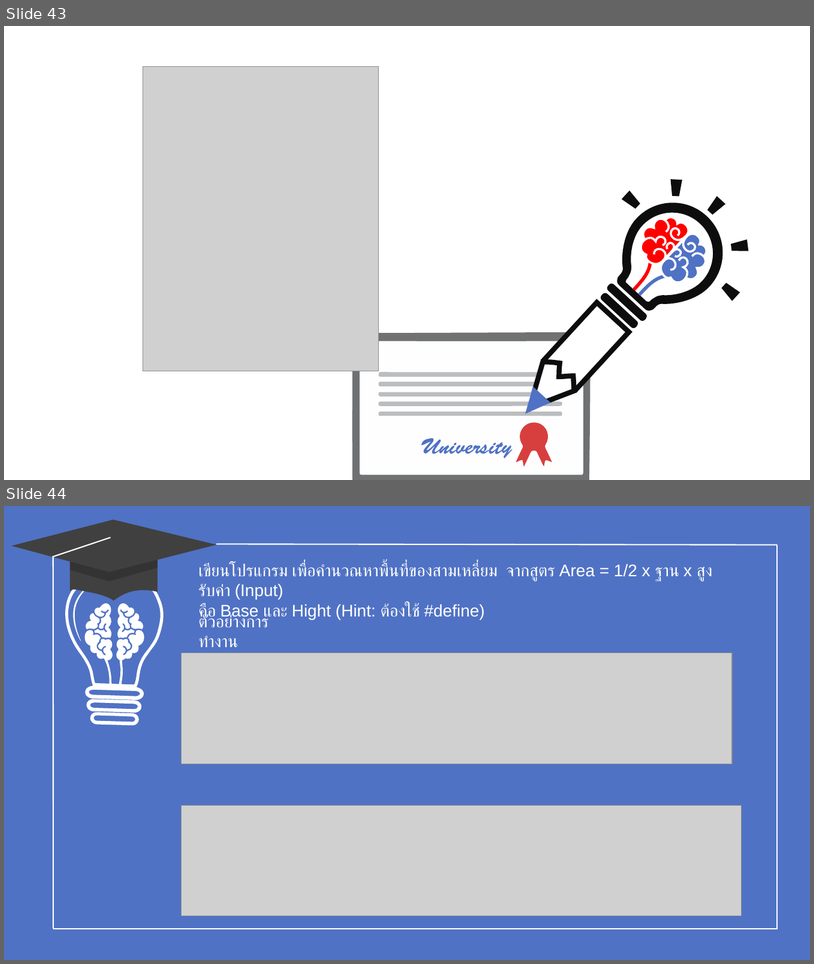
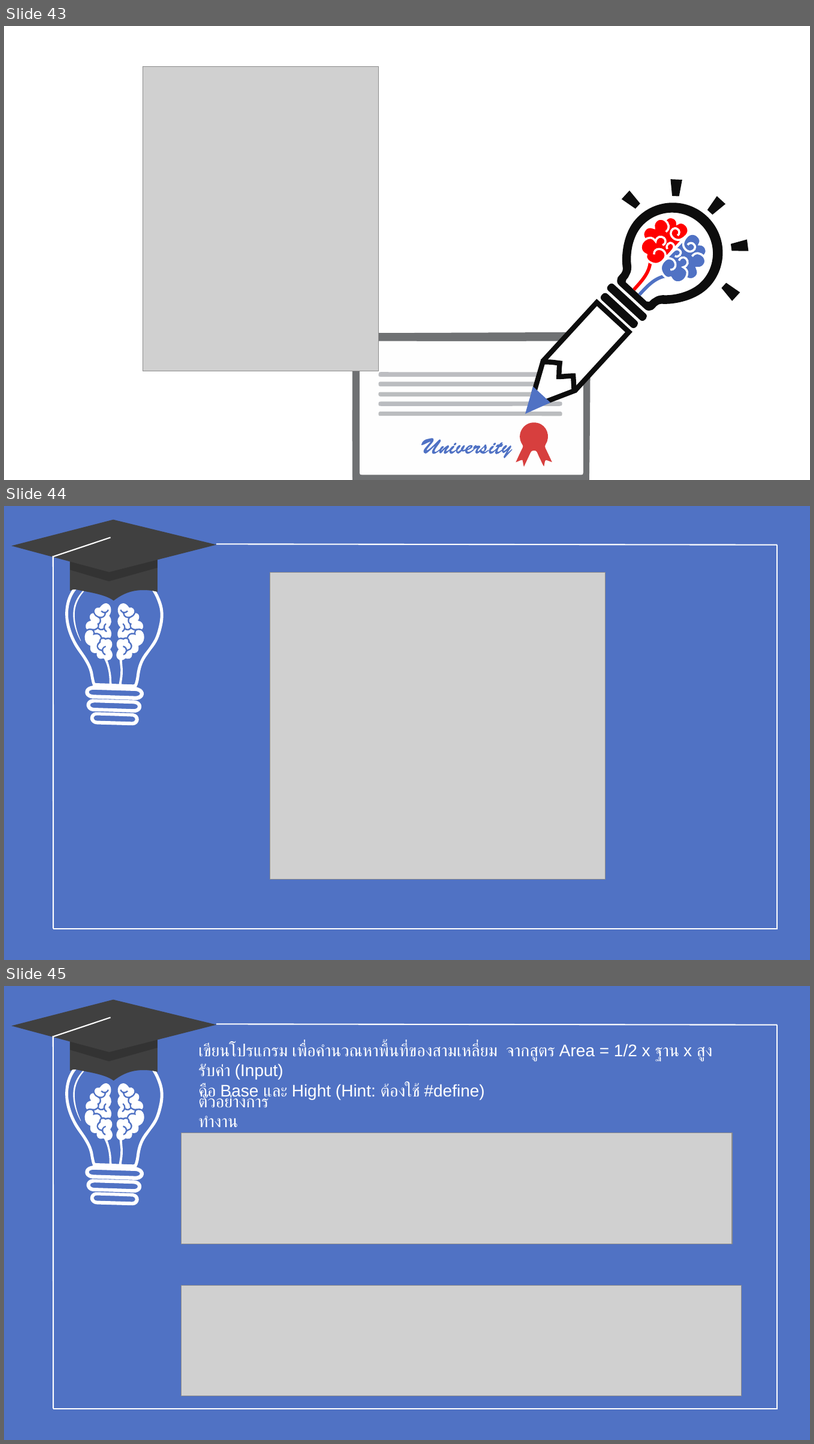
Before and after one commit to WatcharapolxFa/SolveProblemsIn-C-Language, a slide deck: TeachCLanguage/C.pptx. Shown one above the other, each under a label of ours: slides 43 and 44 before the commit, slides 43, 44 and 45 after it. The pictures are 814x964 and 814x1444 pixels, drawn with LibreOffice and Linux fonts; fonts in the diff are those of the drawing; grey boxes stand for pictures. Boxes give left, top, right and bottom in pixels: in the first picture for what was removed or moved away, otherwise in the second. Text is boxed around its words. In the diff, an @@ line names an element or a change of style, - is before the commit and + after.

```diff
--- a/TeachCLanguage/C.pptx
+++ b/TeachCLanguage/C.pptx
@@ slide 44 added at bbox=[4, 506, 810, 960], background #5072C4 @@
@@ group added at bbox=[11, 519, 216, 928]: 3 freeform shapes, 2 lines @@
@@ line added from (778, 545) to (216, 544), #FFFFFF 1.5 pt @@
@@ line added from (778, 545) to (778, 929), #FFFFFF 1.5 pt @@
@@ freeform shape added at bbox=[65, 567, 163, 725], fill #FFFFFF @@
@@ picture added at bbox=[270, 572, 606, 879] @@
@@ freeform shape added at bbox=[77, 597, 150, 688], fill #FFFFFF @@
@@ line added from (778, 928) to (53, 928), #FFFFFF 1.5 pt @@
@@ what was slide 44 is now slide 45 @@
```
Also in this commit, not shown: 2 other slides added, 1 slide removed, 4 other files.
